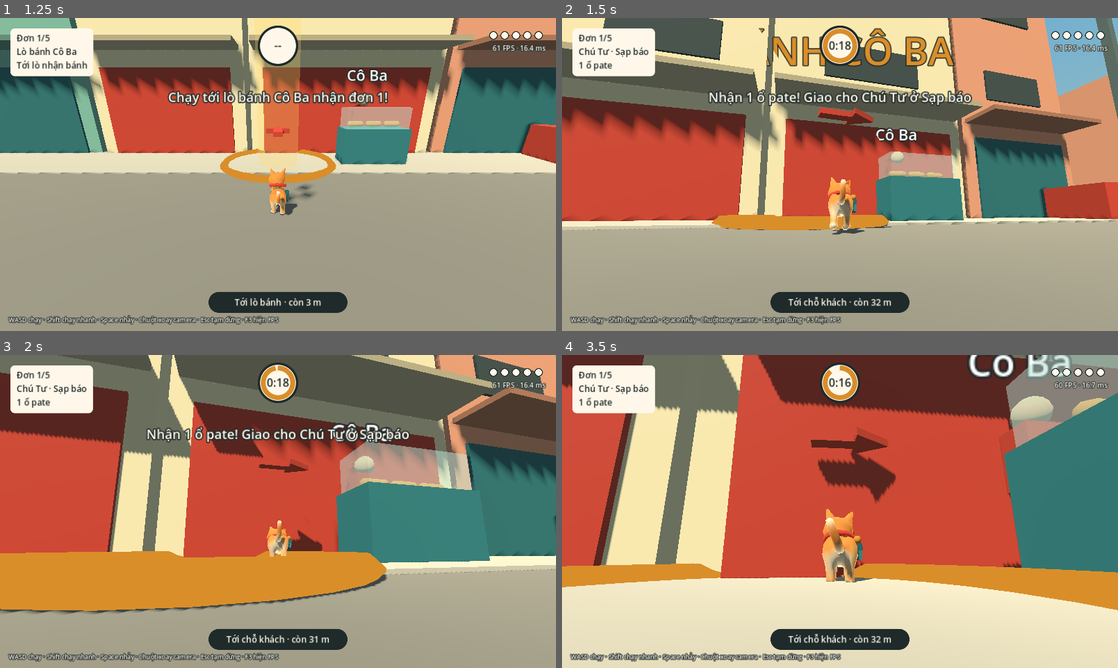
Above: before the commit, frames 1-4 (two rows, left to right).
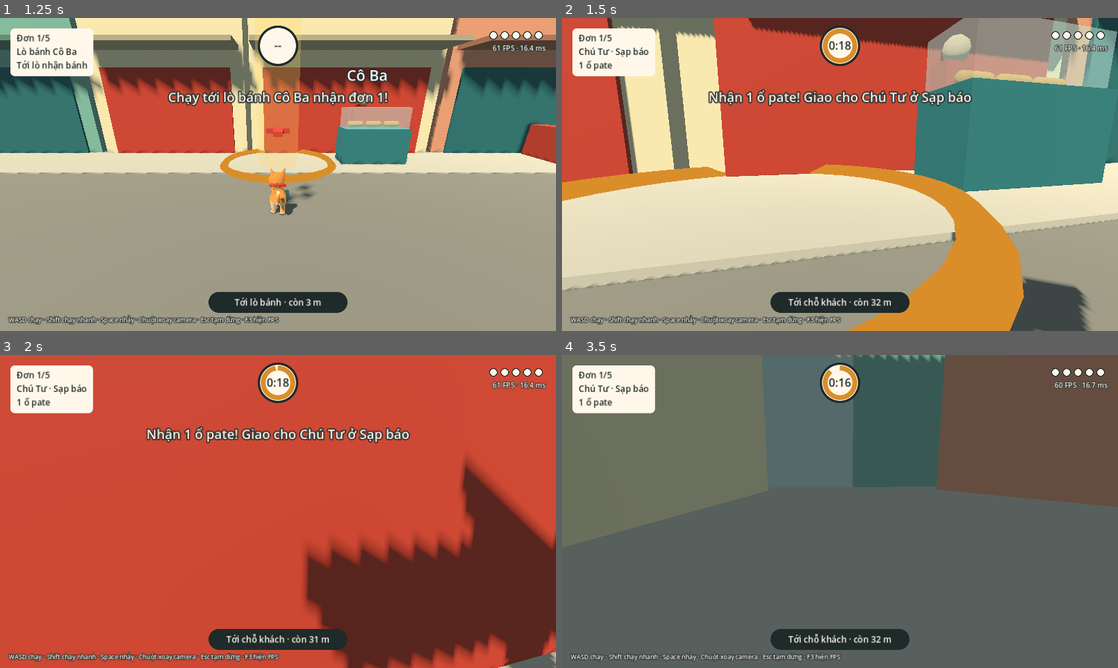
Above: after the commit, the same moments.

Repository: sangdaden/meo-giao-banh-mi
Game: Godot game, scene res://scenes/main.tscn
The game is run twice, just before and just after one commit, with the same random seed, the same clock (stepped at 60 frames per second) and the same inputs. This scene is started directly instead of the project's main scene.
Inputs (mouse positions are in pixels of both pictures, inside the frame that each line leads up to):
- Up to frame 1 (1.25 s): click "Bắt đầu (Enter)" at 0.5 s
- Up to frame 2 (1.5 s): tap Enter (ui_accept) at 1.25 s; move the mouse to (867, 174) at 1.27 s; hold W (move_forward) from 1.28 s (still down); tap V at 1.35 s
- Up to frame 3 (2 s): keep holding W (move_forward); tap Space (jump) at 1.52 s
- Up to frame 4 (3.5 s): keep holding W (move_forward); move the mouse to (812, 511) at 2.02 s; tap Shift (sprint) at 2.1 s; tap Space (jump) at 2.27 s; tap V at 2.3, 2.85 s; move the mouse to (851, 505) at 2.77 s

Frame 1 is identical in both runs. In frame 2, 71% of the frame differs, in the area x 0-100%, y 0-100%; in frame 3, 77%; in frame 4, 90%.

Commit message:
Thêm góc nhìn thứ nhất, đổi bằng phím V
Camera có first_person (setter, signal view_changed) và invert_y cho menu
Cài đặt. Góc thứ nhất đặt camera ở mắt Bơ, không vẽ thân Bơ nhưng vẫn giữ
bóng đổ, người quay theo hướng nhìn.

Co-Authored-By: Claude Opus 5.5 (1M context) <noreply@anthropic.com>
Claude-Session: https://claude.ai/code/session_013PZcoCxzxQJZttT13Mnv84

Diff:
--- a/scripts/camera_rig.gd
+++ b/scripts/camera_rig.gd
@@ -1,22 +1,31 @@
 extends Node3D
-## Camera góc nhìn thứ ba sau lưng mèo.
-## Chuột (hoặc cần phải tay cầm) xoay camera; SpringArm3D tự kéo camera lại gần khi bị tường che.
+## Camera theo mèo, có hai góc nhìn (phím V hoặc cài đặt đổi qua lại):
+## - Thứ ba: sau lưng mèo. SpringArm3D tự kéo camera lại gần khi bị tường che.
+## - Thứ nhất: ngay mắt Bơ. Không vẽ thân Bơ để khỏi che mắt, bóng Bơ vẫn in trên đất.
+## Chuột (hoặc cần phải tay cầm) xoay camera.
+
+signal view_changed(first_person: bool)
 
 @export var mouse_sensitivity := 0.0035
 @export var stick_speed := 2.8
 @export var distance := 3.2
 @export var follow_speed := 18.0
 @export var look_height := 0.55
+@export var fp_height := 0.44     ## độ cao mắt Bơ so với chân
+@export var fp_forward := 0.26    ## mắt nằm trước tâm người bao nhiêu
 
 var target: Node3D
 var yaw := 0.0
 var pitch := -0.32
+var invert_y := false             ## đảo trục dọc chuột/cần (menu Cài đặt gán)
+var first_person := false: set = set_first_person
 
 var arm: SpringArm3D
 var camera: Camera3D
 
 
 func _ready() -> void:
+	add_to_group("camera_rig")
 	arm = SpringArm3D.new()
 	arm.spring_length = distance
 	arm.margin = 0.15
@@ -31,20 +40,64 @@
 	arm.add_child(camera)
 	if target:
 		global_position = target.global_position + Vector3.UP * look_height
+	_apply_view()
+
+
+func set_first_person(v: bool) -> void:
+	if v == first_person:
+		return
+	first_person = v
+	pitch = -0.15 if v else -0.32
+	if is_node_ready():
+		_apply_view()
+		_snap()
+	view_changed.emit(v)
+
+
+func _apply_view() -> void:
+	arm.spring_length = 0.0 if first_person else distance
+	camera.near = 0.02 if first_person else 0.05
+	if target and target.has_method("set_first_person"):
+		target.set_first_person(first_person, camera)
+
+
+func _pitch_limits() -> Vector2:
+	return Vector2(-1.35, 1.2) if first_person else Vector2(-1.2, 0.35)
 
 
 func _unhandled_input(event: InputEvent) -> void:
-	if event is InputEventMouseMotion and Input.mouse_mode == Input.MOUSE_MODE_CAPTURED:
+	if event is InputEventKey and event.pressed and not event.echo and event.physical_keycode == KEY_V:
+		first_person = not first_person
+		get_viewport().set_input_as_handled()
+	elif event is InputEventMouseMotion and Input.mouse_mode == Input.MOUSE_MODE_CAPTURED:
+		var lim := _pitch_limits()
+		var dy: float = -event.relative.y if invert_y else event.relative.y
 		yaw -= event.relative.x * mouse_sensitivity
-		pitch = clampf(pitch - event.relative.y * mouse_sensitivity, -1.2, 0.35)
+		pitch = clampf(pitch - dy * mouse_sensitivity, lim.x, lim.y)
 
 
 func _process(delta: float) -> void:
 	var look := Input.get_vector("cam_left", "cam_right", "cam_up", "cam_down")
+	if invert_y:
+		look.y = -look.y
+	var lim := _pitch_limits()
 	yaw -= look.x * stick_speed * delta
-	pitch = clampf(pitch - look.y * stick_speed * delta, -1.2, 0.35)
+	pitch = clampf(pitch - look.y * stick_speed * delta, lim.x, lim.y)
 	if target:
-		var at: Vector3 = target.smooth_position() if target.has_method("smooth_position") else target.global_position
-		var goal := at + Vector3.UP * look_height
-		global_position = global_position.lerp(goal, 1.0 - exp(-follow_speed * delta))
+		if first_person:
+			_snap()  # góc thứ nhất bám sát mắt, không trễ, để khỏi chóng mặt
+		else:
+			global_position = global_position.lerp(_goal(), 1.0 - exp(-follow_speed * delta))
 	rotation = Vector3(pitch, yaw, 0)
+
+
+func _goal() -> Vector3:
+	var at: Vector3 = target.smooth_position() if target.has_method("smooth_position") else target.global_position
+	if first_person:
+		return at + Vector3.UP * fp_height + Basis(Vector3.UP, yaw) * (Vector3.FORWARD * fp_forward)
+	return at + Vector3.UP * look_height
+
+
+func _snap() -> void:
+	if target:
+		global_position = _goal()
--- a/scripts/main.gd
+++ b/scripts/main.gd
@@ -416,6 +416,7 @@
 	_autotest_frames += 1
 	if _autotest_frames % 20 != 0:
 		return
+	rig.first_person = not rig.first_person  # thử đổi góc nhìn liên tục
 	var goal := _current_goal()
 	if player.carrying and ORDERS[order_index].get("boss", false) and not _bitten:
 		goal = dog.global_position + Vector3(0.3, 0, 0.3)
--- a/scripts/player.gd
+++ b/scripts/player.gd
@@ -38,7 +38,9 @@
 var _prev_pos := Vector3.ZERO
 var _curr_pos := Vector3.ZERO
 
+const LAYER_BO_BODY := 1 << 10   ## lớp hình thân Bơ: camera góc thứ nhất bỏ qua lớp này
 var visual: Node3D
+var first_person := false        ## camera_rig gán: góc nhìn thứ nhất thì người quay theo camera
 var _body: Node3D
 var bread: Node3D
 var _skel: Skeleton3D
@@ -140,6 +142,7 @@
 		_bone_rest[bone_name] = _skel.get_bone_rest(idx).basis.get_rotation_quaternion()
 	for mi: MeshInstance3D in model.find_children("*", "MeshInstance3D", true, false):
 		_apply_style(mi)
+		mi.layers = LAYER_BO_BODY
 
 	_build_bag()
 
@@ -277,7 +280,10 @@
 		landed.emit()
 	_was_on_floor = is_on_floor()
 
-	if dir.length() > 0.1:
+	if first_person:
+		# Góc nhìn thứ nhất: người (và bóng) luôn quay theo hướng nhìn, đi tới là đi theo mắt
+		visual.rotation.y = lerp_angle(visual.rotation.y, yaw, 1.0 - exp(-turn_speed * 2.0 * delta))
+	elif dir.length() > 0.1:
 		visual.rotation.y = lerp_angle(visual.rotation.y, atan2(-dir.x, -dir.z), 1.0 - exp(-turn_speed * delta))
 
 	# Rơi khỏi bản đồ thì đưa về chỗ cũ
@@ -285,6 +291,13 @@
 		global_position = Vector3(-33, 1, -2)
 		velocity = Vector3.ZERO
 	_curr_pos = global_position
+
+
+## Góc nhìn thứ nhất: camera không vẽ thân Bơ, nhưng bóng đổ của Bơ vẫn đủ cả đầu lẫn đuôi.
+func set_first_person(v: bool, cam: Camera3D = null) -> void:
+	first_person = v
+	if cam:
+		cam.cull_mask = (0xFFFFF & ~LAYER_BO_BODY) if v else 0xFFFFF
 
 
 ## Vị trí mèo đã nội suy giữa hai nhịp vật lý: camera và mũi tên bám theo vị trí này.
Not shown, changed: README.md
